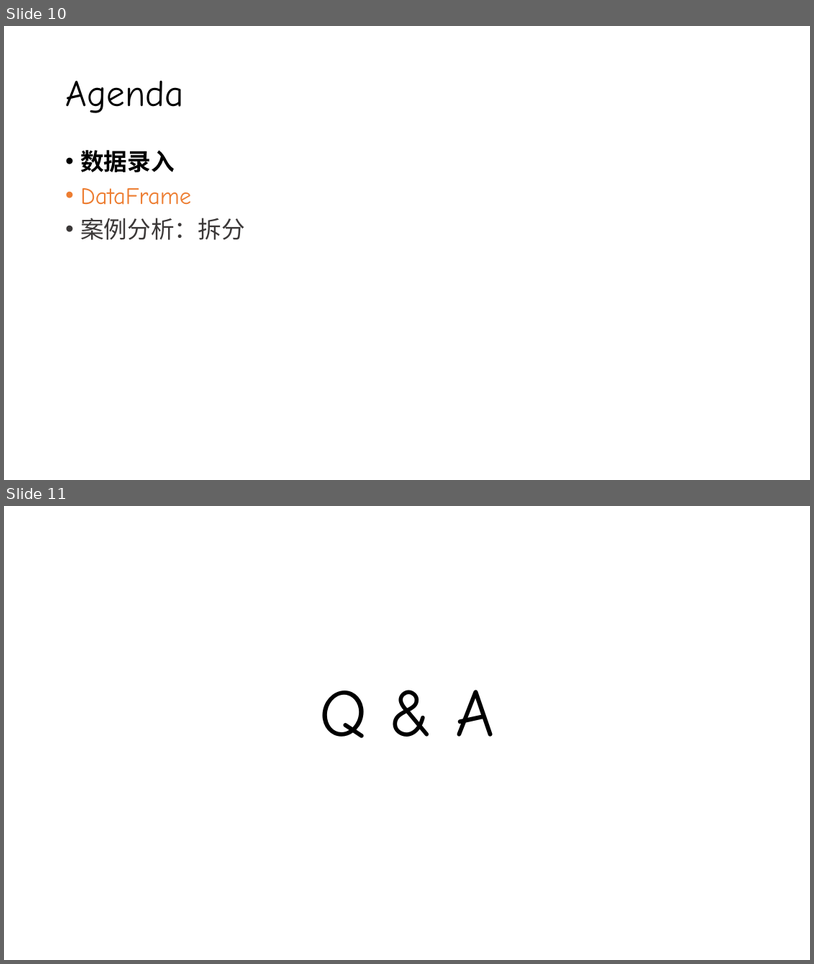
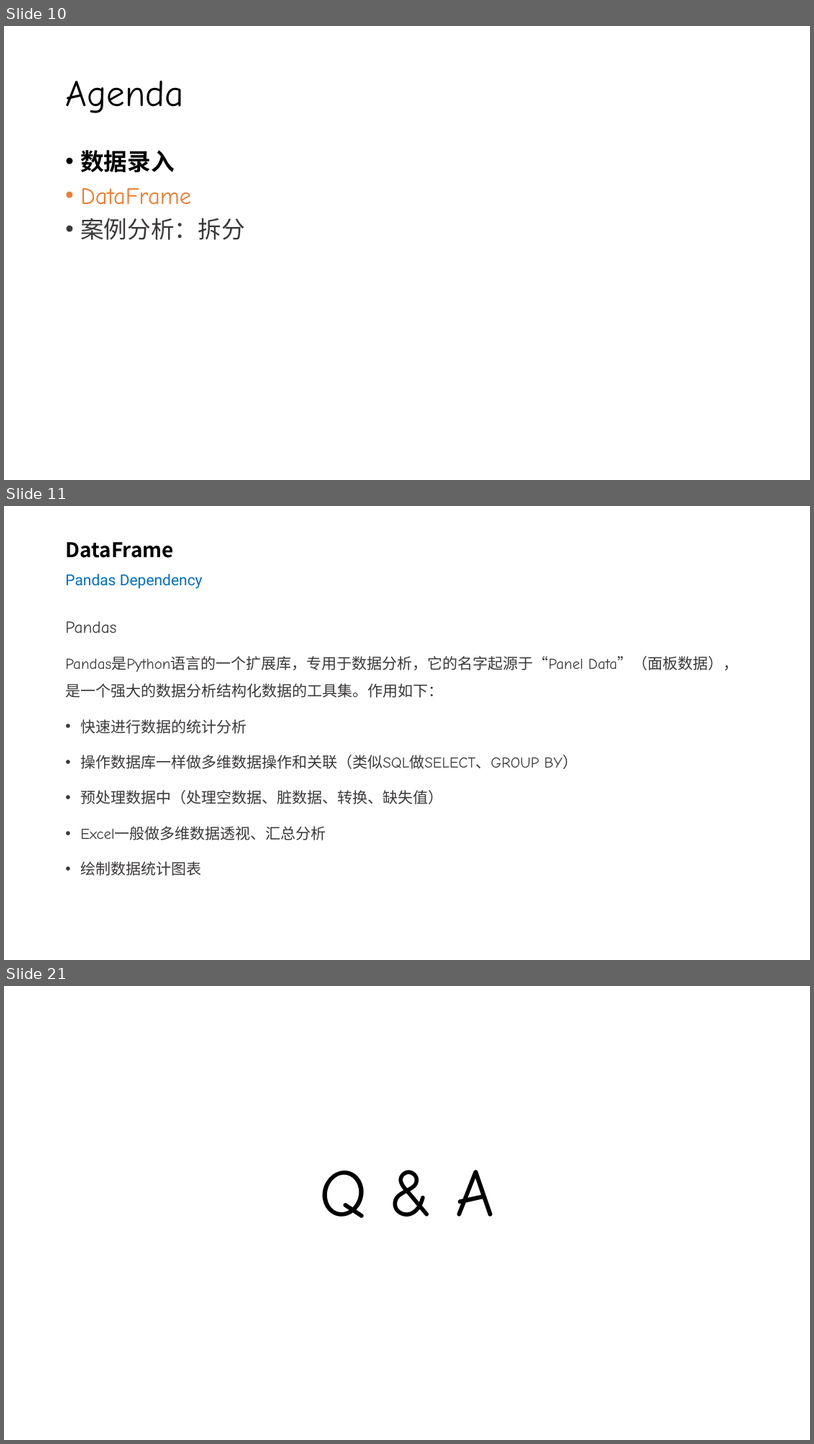
Before and after one commit to silentbalanceyh/cda-exam, a slide deck: ppt/02.二分类.pptx. Shown one above the other, each under a label of ours: slides 10 and 11 before the commit, slides 10, 11 and 21 after it; the slides between them are not shown. The pictures are 814x964 and 814x1444 pixels, drawn with LibreOffice and Linux fonts; fonts in the diff are those of the drawing; background and template pictures are left out. Boxes give left, top, right and bottom in pixels: in the first picture for what was removed or moved away, otherwise in the second. Text is boxed around its words. In the diff, an @@ line names an element or a change of style, - is before the commit and + after.

```diff
--- a/ppt/02.二分类.pptx
+++ b/ppt/02.二分类.pptx
@@ slide 11 added at (x1=4, y1=506, x2=810, y2=960), background #FFFFFF @@
@@ title added at (x1=65, y1=542, x2=203, y2=589), 18 pt, text #0070C0 @@
+DataFrame
+Pandas Dependency
@@ text added at (x1=65, y1=621, x2=738, y2=875), 18 pt, text #3B3838 @@
+Pandas
+Pandas是Python语言的一个扩展库，专用于数据分析，它的名字起源于“Panel Data”（面板数据），是一个强大的数据分析结构化数据的工具集。作用如下：
+• 快速进行数据的统计分析
+• 操作数据库一样做多维数据操作和关联（类似SQL做SELECT、GROUP BY）
+• 预处理数据中（处理空数据、脏数据、转换、缺失值）
+• Excel一般做多维数据透视、汇总分析
+• 绘制数据统计图表
@@ what was slide 11 is now slide 21 @@
```
Also in this commit, not shown: 9 other slides added.
